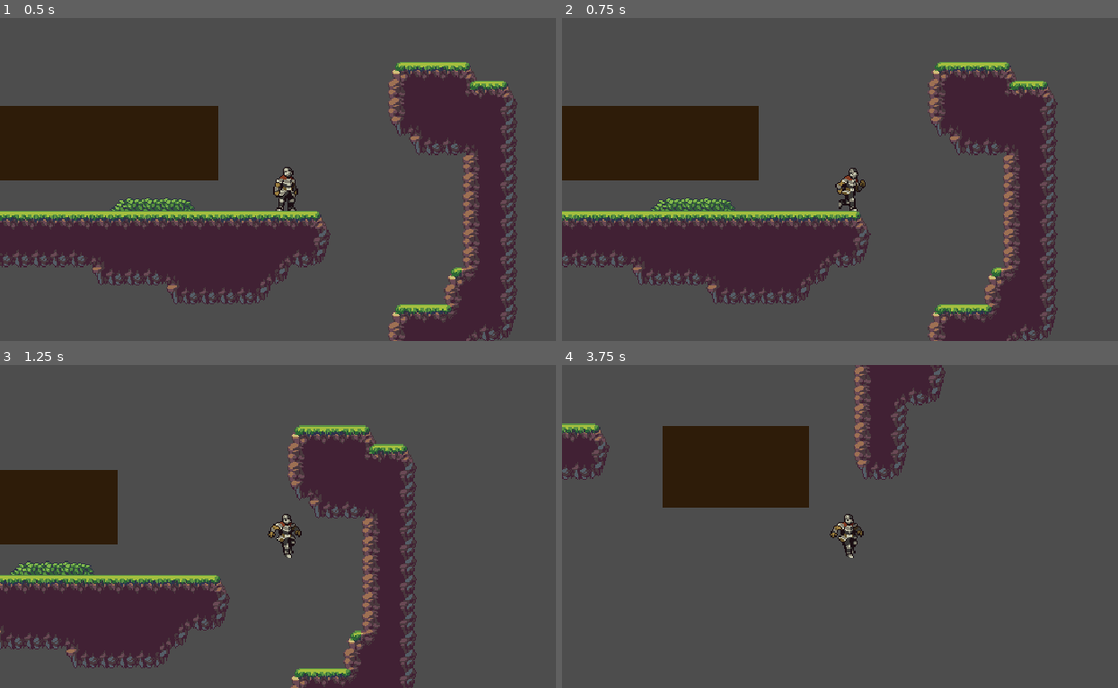
Above: before the commit, frames 1-4 (two rows, left to right).
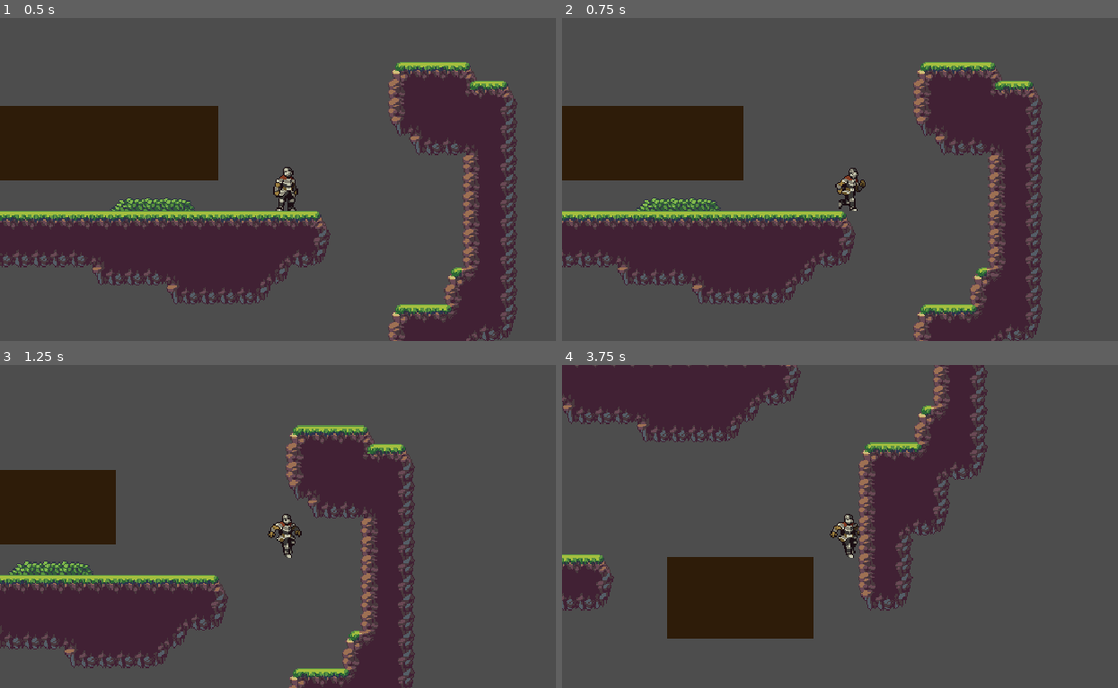
Above: after the commit, the same moments.

Repository: SaydRomey/BrunchPolice
Game: Godot game, scene res://scenes/world.tscn
The game is run twice, just before and just after one commit, with the same random seed, the same clock (stepped at 60 frames per second) and the same inputs.
Inputs:
- Up to frame 1 (0.5 s): no input
- Up to frame 2 (0.75 s): tap Enter at 0.5 s; hold D (move_right) from 0.53 s (still down); hold Shift (run, bound only after the commit) from 0.53 s (still down)
- Up to frame 3 (1.25 s): keep holding D (move_right); keep holding Shift (run, bound only after the commit); tap Space (jump) at 0.77 s
- Up to frame 4 (3.75 s): release Shift (run, bound only after the commit) at 1.28 s; tap S (crouch) at 1.35 s; tap Space (jump) at 1.52, 3.02 s; tap Shift (run, bound only after the commit) at 1.55, 2.85 s; release D (move_right) at 2.03 s; hold A (move_left) 2.03-2.78 s; hold Shift (run, bound only after the commit) 2.03-2.78 s; tap Ctrl (roll) at 2.1 s; hold D (move_right) from 2.78 s (still down); hold Shift (run, bound only after the commit) from 3.53 s (still down)

Frame 1 is identical in both runs. In frame 2, 9.7% of the frame differs, in the area x 0-90%, y 13-100%; in frame 3, 4.1%; in frame 4, 33%, in the area x 0-77%, y 0-85%.

Commit message:
added running

Diff:
--- a/project.godot
+++ b/project.godot
@@ -53,6 +53,11 @@
 "events": [Object(InputEventKey,"resource_local_to_scene":false,"resource_name":"","device":-1,"window_id":0,"alt_press …(195 unchanged characters)…
 ]
 }
+run={
+"deadzone": 0.5,
+"events": [Object(InputEventKey,"resource_local_to_scene":false,"resource_name":"","device":-1,"window_id":0,"alt_pressed":false,"shift_pressed":false,"ctrl_pressed":false,"meta_pressed":false,"pressed":false,"keycode":0,"physical_keycode":4194325,"key_label":0,"unicode":0,"location":0,"echo":false,"script":null)
+]
+}
 
 [rendering]
 
--- a/scripts/player.gd
+++ b/scripts/player.gd
@@ -1,7 +1,8 @@
 extends CharacterBody2D
 
 # Constants
-@export var speed = 150
+@export var walk_speed = 150
+@export var run_speed = 250
 @export var gravity = 20
 @export var jump_force = -500
 @export var roll_speed = 200
@@ -65,6 +66,12 @@
 #	Horizontal movement
 	var horizontal_direction = Input.get_axis("move_left", "move_right")
 
+	var speed
+	if Input.is_action_pressed("run"):
+		speed = run_speed
+	else:
+		speed = walk_speed
+
 	if Input.is_action_just_pressed("roll") && is_on_floor() && !is_rolling:
 		if horizontal_direction != 0:
 			start_roll(sign(horizontal_direction))
@@ -76,12 +83,14 @@
 			#velocity.x = speed * horizontal_direction
 			velocity.x = move_toward(velocity.x, horizontal_direction * speed, speed * acceleration)
 		else:
-			velocity.x = move_toward(velocity.x, 0, speed * friction)
+			velocity.x = move_toward(velocity.x, 0, walk_speed * friction)
 		#if horizontal_direction != 0:
 			#switch_direction(horizontal_direction)
 
 	if horizontal_direction != 0 && !is_rolling:
 		switch_direction(horizontal_direction)
+
+
 
 	#	Jump
 	if Input.is_action_just_pressed("jump"):
